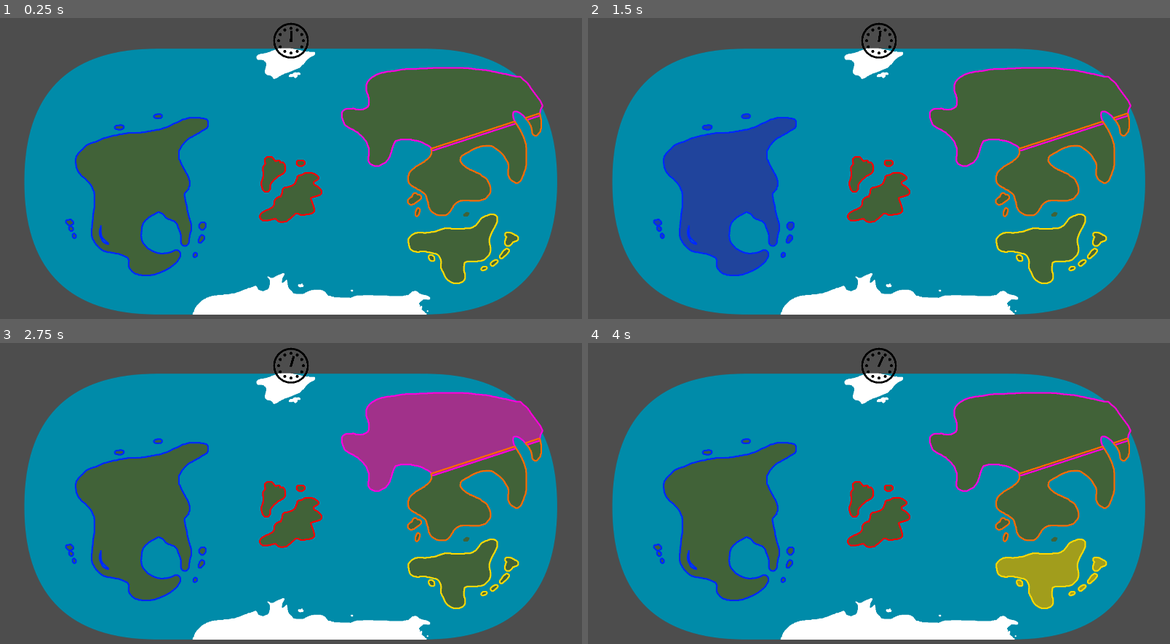
Above: before the commit, frames 1-4 (two rows, left to right).
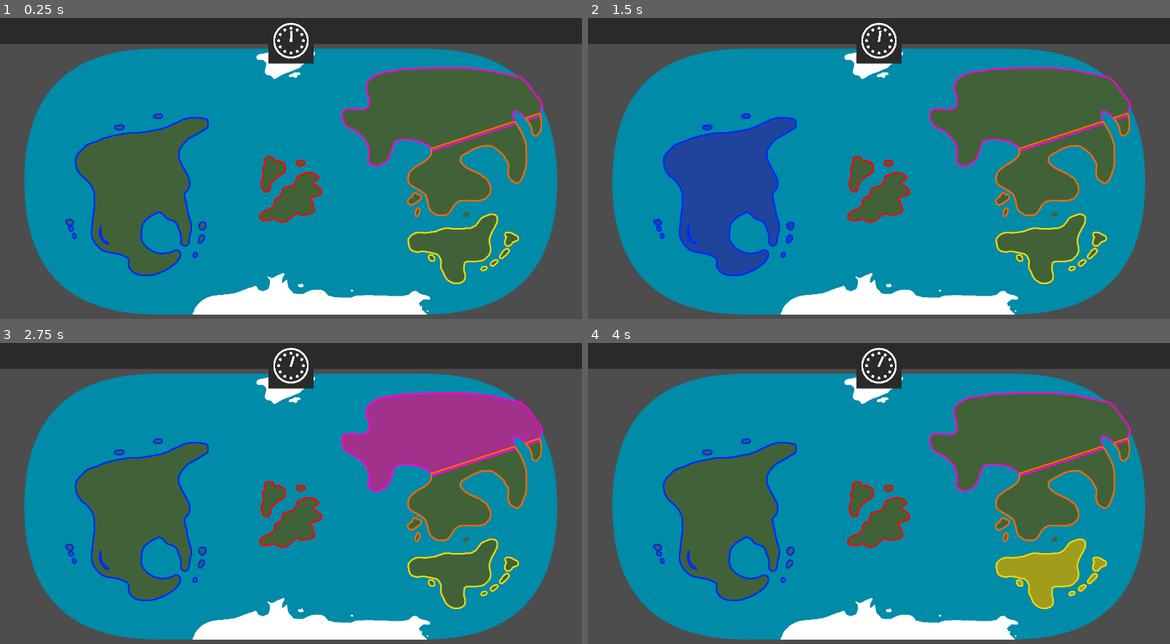
Above: after the commit, the same moments.

Repository: Stev51/gmtk-jam-2026
Game: Godot game, scene res://scenes/main.tscn
Two runs of this game, one before a commit and one after it. Both use one fixed random seed, a clock stepped at 60 frames per second and the inputs below.
Inputs (mouse positions are in pixels of both pictures, inside the frame that each line leads up to):
- Up to frame 1 (0.25 s): no input
- Up to frame 2 (1.5 s): tap Enter at 0.5 s; move the mouse to (1007, 165) at 0.52 s; click (1007, 165) at 0.67 s; tap Space at 1.25 s; move the mouse to (762, 198) at 1.27 s; click (762, 198) at 1.42 s
- Up to frame 3 (2.75 s): tap Enter at 2 s; move the mouse to (349, 433) at 2.02 s; click (349, 433) at 2.17 s
- Up to frame 4 (4 s): tap Space at 2.75 s; move the mouse to (849, 571) at 2.77 s; click (849, 571) at 2.92 s; tap Enter at 3.5 s; move the mouse to (1053, 556) at 3.52 s; click (1053, 556) at 3.67 s

The runs differ from the first frame. In frame 1, 9.0% of the frame differs, in the area x 0-100%, y 0-16%; in frame 2, 9.0%; in frame 3, 9.0%; in frame 4, 9.0%.

Commit message:
Clock/gui updates

Diff:
--- a/scenes/gui.tscn
+++ b/scenes/gui.tscn
@@ -11,10 +11,28 @@
 grow_vertical = 2
 mouse_filter = 2
 
-[node name="ClockDisplay" parent="." unique_id=1149426984 instance=ExtResource("1_efmwq")]
+[node name="TopBar" type="Control" parent="." unique_id=1184544585]
+anchors_preset = 0
+offset_right = 40.0
+offset_bottom = 40.0
+
+[node name="Background" type="ColorRect" parent="TopBar" unique_id=172638746]
+layout_mode = 0
+offset_right = 1920.0
+offset_bottom = 85.0
+color = Color(0.16565639, 0.16565639, 0.16565648, 1)
+
+[node name="ClockBG" type="ColorRect" parent="TopBar" unique_id=1882244682]
+layout_mode = 0
+offset_left = 885.0
+offset_right = 1035.0
+offset_bottom = 150.0
+color = Color(0.16470589, 0.16470589, 0.16470589, 1)
+
+[node name="ClockDisplay" parent="TopBar" unique_id=1149426984 instance=ExtResource("1_efmwq")]
 layout_mode = 1
 offset_left = 960.0
 offset_top = 75.0
-offset_right = -960.0
-offset_bottom = -1005.0
+offset_right = 920.0
+offset_bottom = 35.0
 scale = Vector2(0.08, 0.08)
Binary file changed: assets/img/clock_base.png
Binary file changed: assets/img/clock_hand.png
